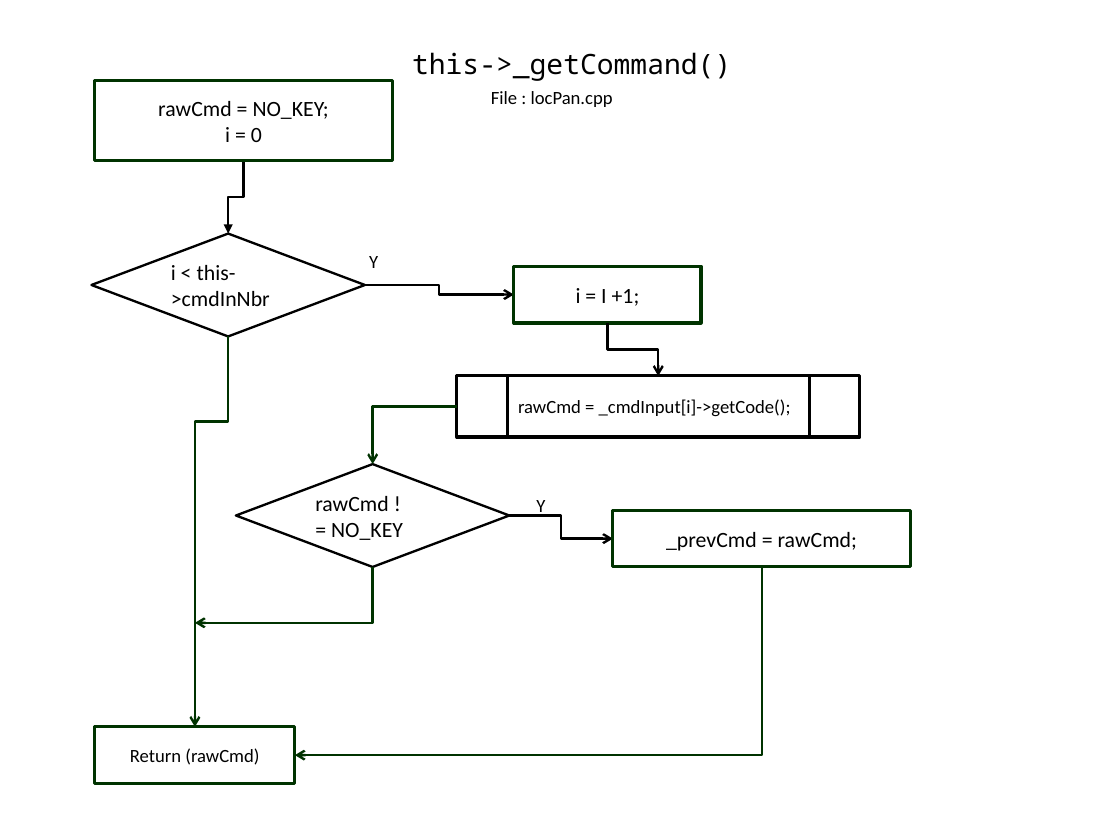
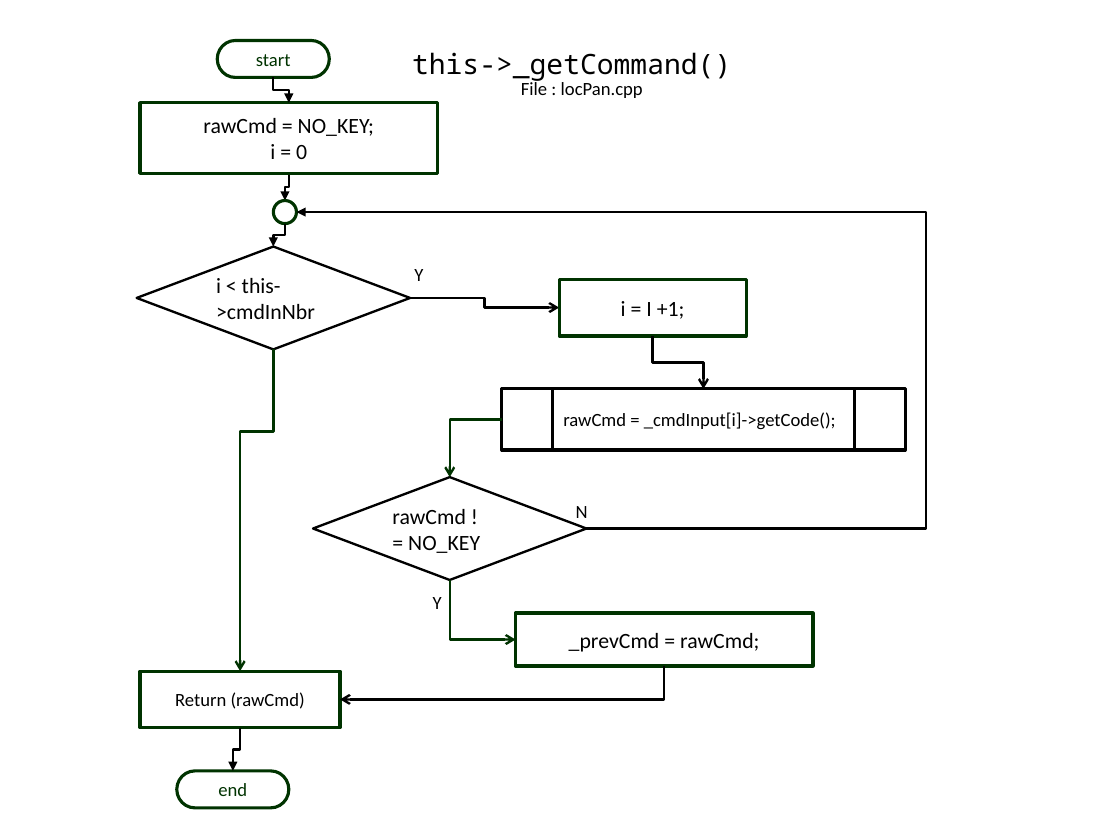
Before and after one commit to slametsampon/WFPS, a slide deck: slide 26 of resources/WFPS.pptx. Drawn at 1120x840 pixels with LibreOffice and Linux fonts; fonts in the diff are those of the drawing; background and template pictures are left out. Boxes give left, top, right and bottom in pixels: in the first picture for what was removed or moved away, otherwise in the second. Text is boxed around its words. In the diff, an @@ line names an element or a change of style, - is before the commit and + after.

```diff
--- a/resources/WFPS.pptx
+++ b/resources/WFPS.pptx
@@ pill shape added at (217, 40, 329, 77), outline #003300 2 pt, 12 pt, text #003300 @@
+start
@@ elbow arrow added from (273, 77) to (289, 103), #000000 1.5 pt @@
@@ text "File : locPan.cpp": place and size @@
-text "File : locPan.cpp" at (491, 91, 613, 107)
+text "File : locPan.cpp" at (521, 80, 643, 98)
@@ rectangle "rawCmd = NO_KEY;": place and size @@
-rectangle "rawCmd = NO_KEY;" at (95, 81, 393, 160)
+rectangle "rawCmd = NO_KEY;" at (140, 103, 438, 174)
@@ elbow arrow moved from (244, 160) - (228, 234) to (289, 174) - (284, 200) @@
@@ ellipse added at (273, 200, 297, 224), outline #003300 2 pt @@
@@ elbow arrow added from (284, 224) to (273, 246), #000000 1.5 pt @@
@@ elbow arrow added from (587, 529) to (297, 212), #000000 1.5 pt @@
@@ 1 diamond, 1 text, 1 rectangle: place and size @@
-1 diamond, 1 text, 1 rectangle at (92, 234, 701, 337)
+1 diamond, 1 text, 1 rectangle at (137, 246, 746, 349)
@@ elbow arrow moved from (228, 336) - (195, 727) to (273, 349) - (240, 671) @@
@@ 2 elbow arrows, 1 flow chart predefined process: place and size @@
-2 elbow arrows, 1 flow chart predefined process at (365, 284, 860, 438)
+2 elbow arrows, 1 flow chart predefined process at (410, 298, 905, 450)
@@ elbow arrow moved from (457, 407) - (373, 464) to (502, 419) - (450, 477) @@
@@ diamond "rawCmd != NO_KEY": place and size @@
-diamond "rawCmd != NO_KEY" at (236, 464, 510, 567)
+diamond "rawCmd != NO_KEY" at (314, 477, 587, 580)
@@ text added at (576, 506, 588, 524), 12 pt, text #000000 @@
+N
@@ elbow arrow removed from (510, 515) to (613, 539) @@
@@ text "Y" rewrapped from (536, 500, 545, 517) to (433, 597, 442, 609) @@
@@ elbow arrow moved from (373, 567) - (195, 623) to (450, 580) - (515, 640) @@
@@ rectangle "_prevCmd = rawCmd;": place and size @@
-rectangle "_prevCmd = rawCmd;" at (613, 511, 911, 568)
+rectangle "_prevCmd = rawCmd;" at (515, 613, 813, 665)
@@ rectangle "Return (rawCmd)": place and size @@
-rectangle "Return (rawCmd)" at (95, 727, 296, 784)
+rectangle "Return (rawCmd)" at (140, 671, 340, 728)
@@ elbow arrow moved from (762, 567) - (295, 755) to (664, 666) - (340, 700) @@
@@ elbow arrow (664, 666) - (340, 700): stroke #003300 1.5 pt to #000000 1.5 pt @@
@@ elbow arrow added from (240, 728) to (233, 771), #000000 1.5 pt @@
@@ pill shape added at (177, 771, 289, 808), outline #003300 2 pt, 12 pt, text #003300 @@
+end
```
Also in this commit, not shown: 3 slides added.
